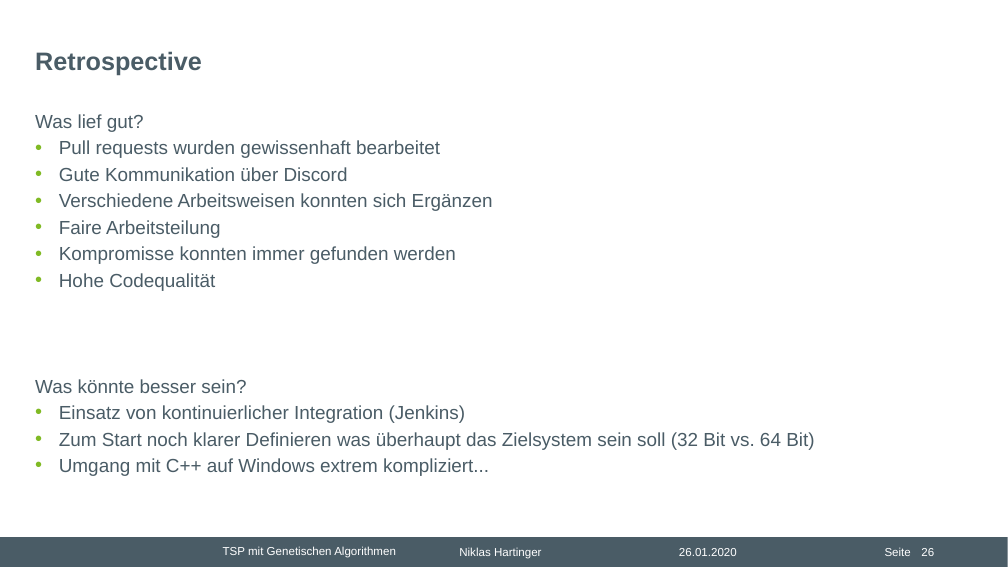
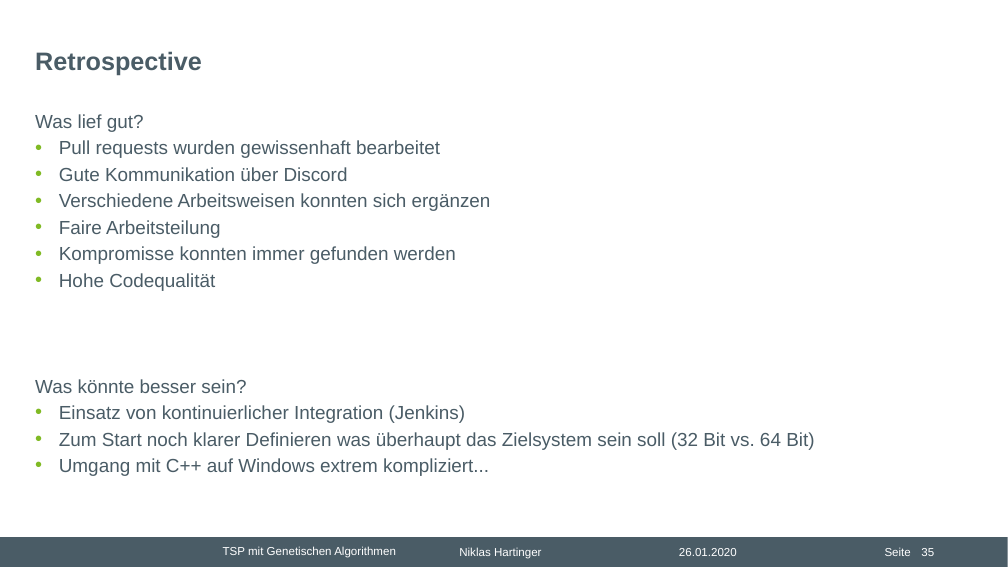
Before and after one commit to nhrt/Genetic-Algorithms, a slide deck: slide 35 of Projektvortrag/Präsentation Projektvortrag.pptx (slide 26 before the commit). Drawn at 1008x567 pixels with LibreOffice and Linux fonts; fonts in the diff are those of the drawing; background and template pictures are left out. Boxes give left, top, right and bottom in pixels: in the first picture for what was removed or moved away, otherwise in the second. Text is boxed around its words. In the diff, an @@ line names an element or a change of style, - is before the commit and + after.

```diff
--- a/Projektvortrag/Präsentation Projektvortrag.pptx
+++ b/Projektvortrag/Präsentation Projektvortrag.pptx
@@ text at <box>59,193,491,211</box>: text changed @@
-• Verschiedene Arbeitsweisen konnten sich Ergänzen
+• Verschiedene Arbeitsweisen konnten sich ergänzen
@@ page number at <box>921,548,934,556</box>: text changed @@
-26
+35
```
Also in this commit, not shown: 1 other slide changed, 9 slides added.
